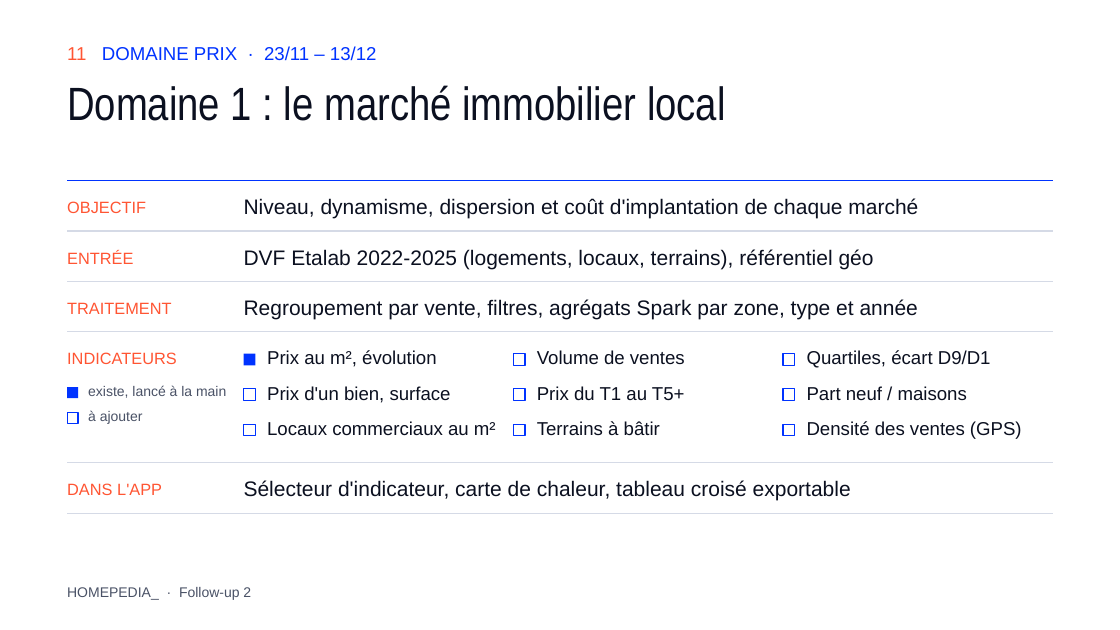
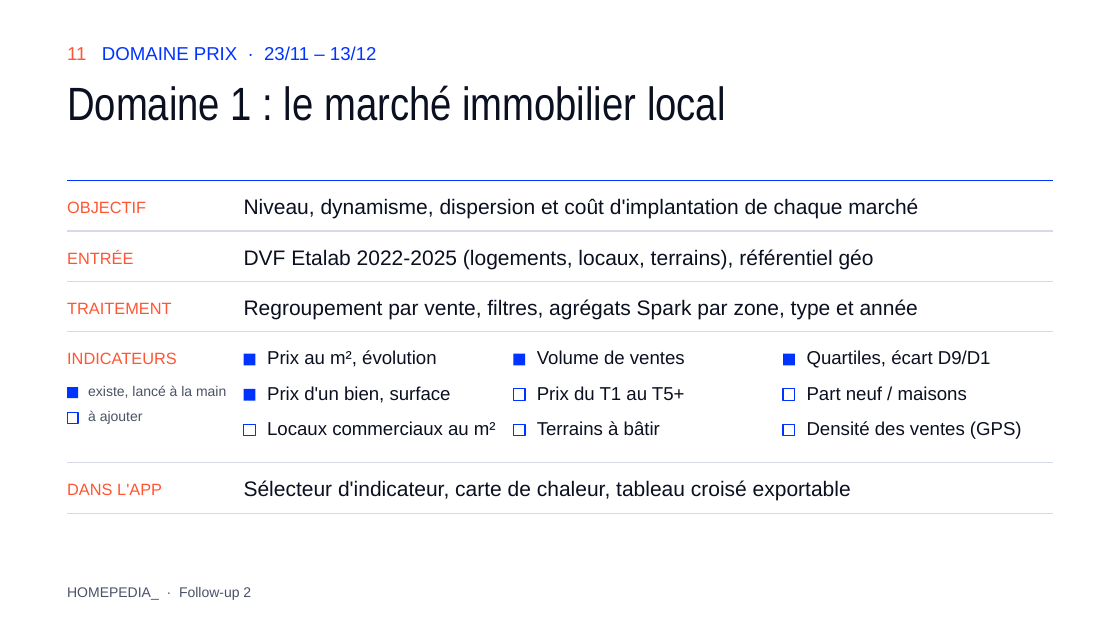
Before and after one commit to NicolasThao/T-DAT-901-Homepedia, a slide deck: slide 11 of docs/followup2/Homepedia_Follow-up_2.pptx. Drawn at 1120x630 pixels with LibreOffice and Linux fonts; fonts in the diff are those of the drawing. Boxes give left, top, right and bottom in pixels: in the first picture for what was removed or moved away, otherwise in the second. Text is boxed around its words. In the diff, an @@ line names an element or a change of style, - is before the commit and + after.

```diff
--- a/docs/followup2/Homepedia_Follow-up_2.pptx
+++ b/docs/followup2/Homepedia_Follow-up_2.pptx
@@ fill none to #0033FF; outline #0033FF 1 pt to none in 3 elements at [513,354,525,365], [783,354,795,365], [244,389,255,401] @@
```
Also in this commit, not shown: 2 other slides changed, 8 other files.
